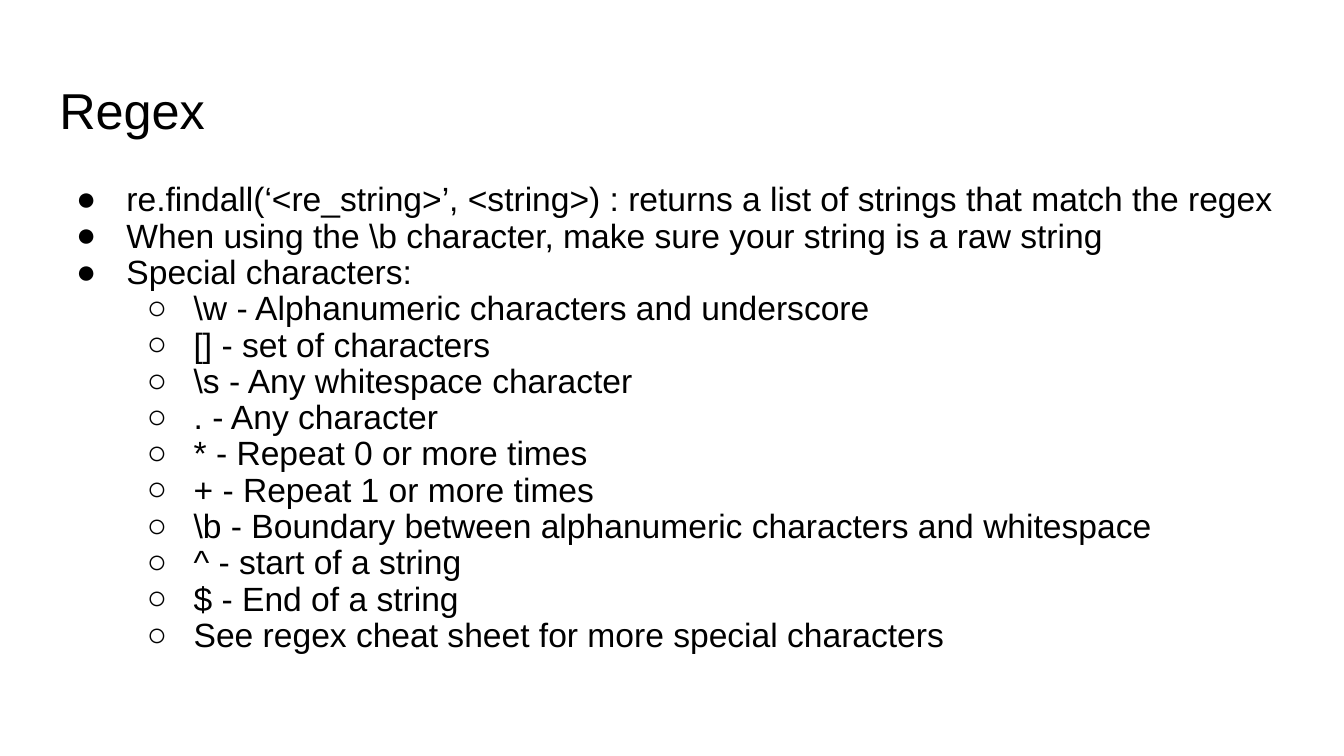
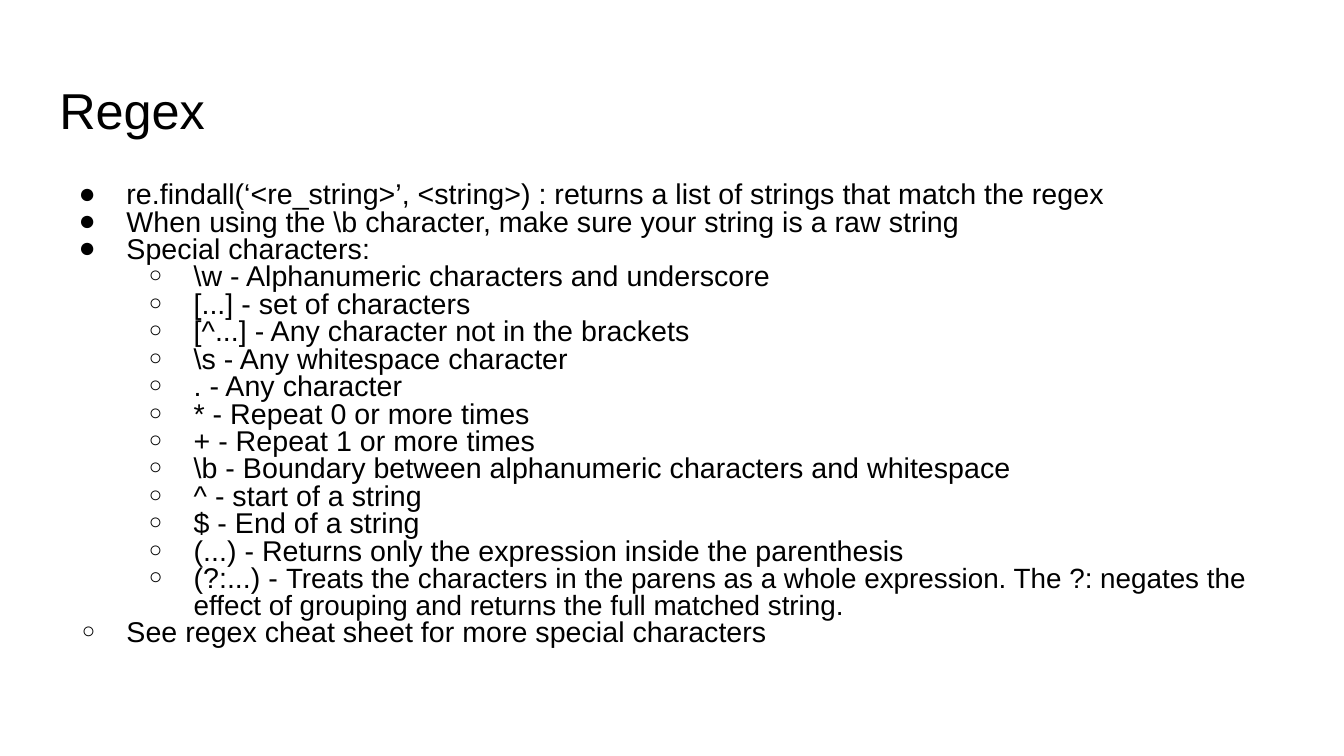
Before and after one commit to dtassew/fa22_discussion9, a slide deck: slide 5 of Discussion 9.pptx. Drawn at 1344x756 pixels with LibreOffice and Linux fonts; fonts in the diff are those of the drawing. Boxes give left, top, right and bottom in pixels: in the first picture for what was removed or moved away, otherwise in the second. Text is boxed around its words. In the diff, an @@ line names an element or a change of style, - is before the commit and + after.

```diff
--- a/Discussion 9.pptx
+++ b/Discussion 9.pptx
@@ text at bbox=[126, 183, 1104, 648]: size 18 to 15.3 pt in "re.findall(‘<re_string>’, <string>) : returns a list of ...", "When using the \b character, make sure ...", "Special characters:", "\w - Alphanumeric characters and underscore" and 8 more places; indent changed; line spacing 0.9 to 0.8; list level 2 to 1 in "See regex cheat sheet for ..." @@
@@ text at bbox=[259, 293, 689, 347]: text changed; size 18 to 15.3 pt @@
-  ○ [] - set of characters
+  ○ [...] - set of characters
+  ○ [^...] - Any character not in the brackets
@@ text at bbox=[194, 538, 1246, 620]: paragraphs added @@
+  ○ (...) - Returns only the expression inside the parenthesis
+  ○ (?:...) - Treats the characters in the parens as a whole expression. The ?: negates the effect of grouping and returns the full matched string.
```
Also in this commit, not shown: 5 other slides changed, 2 slides added.
